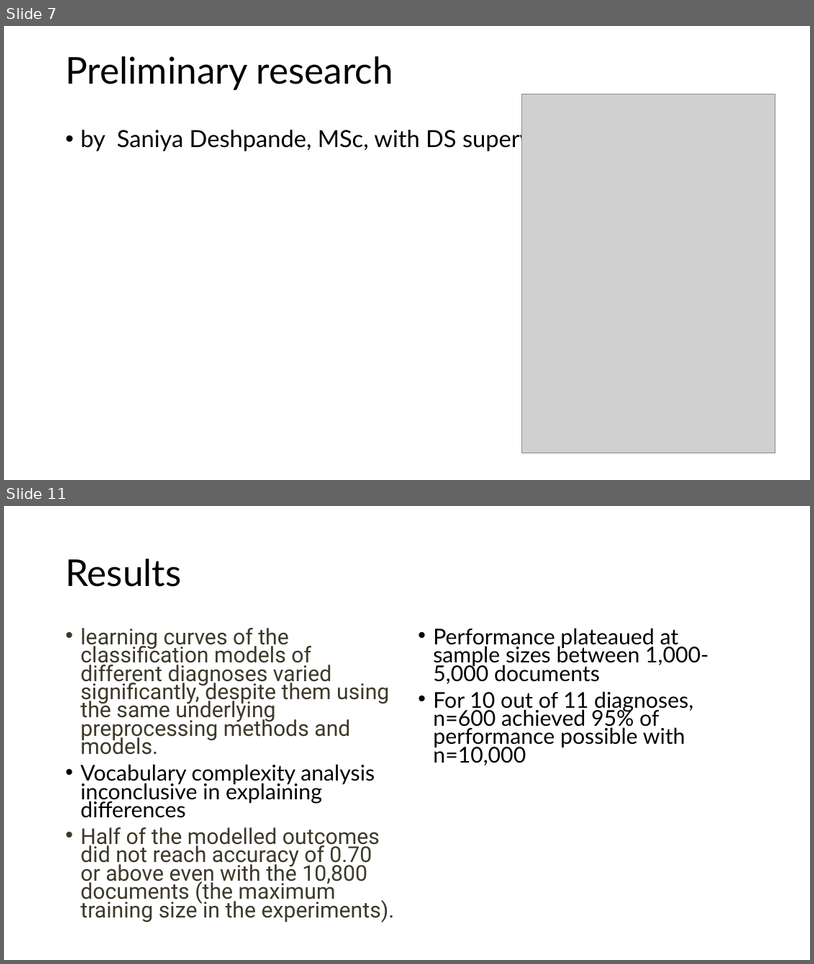
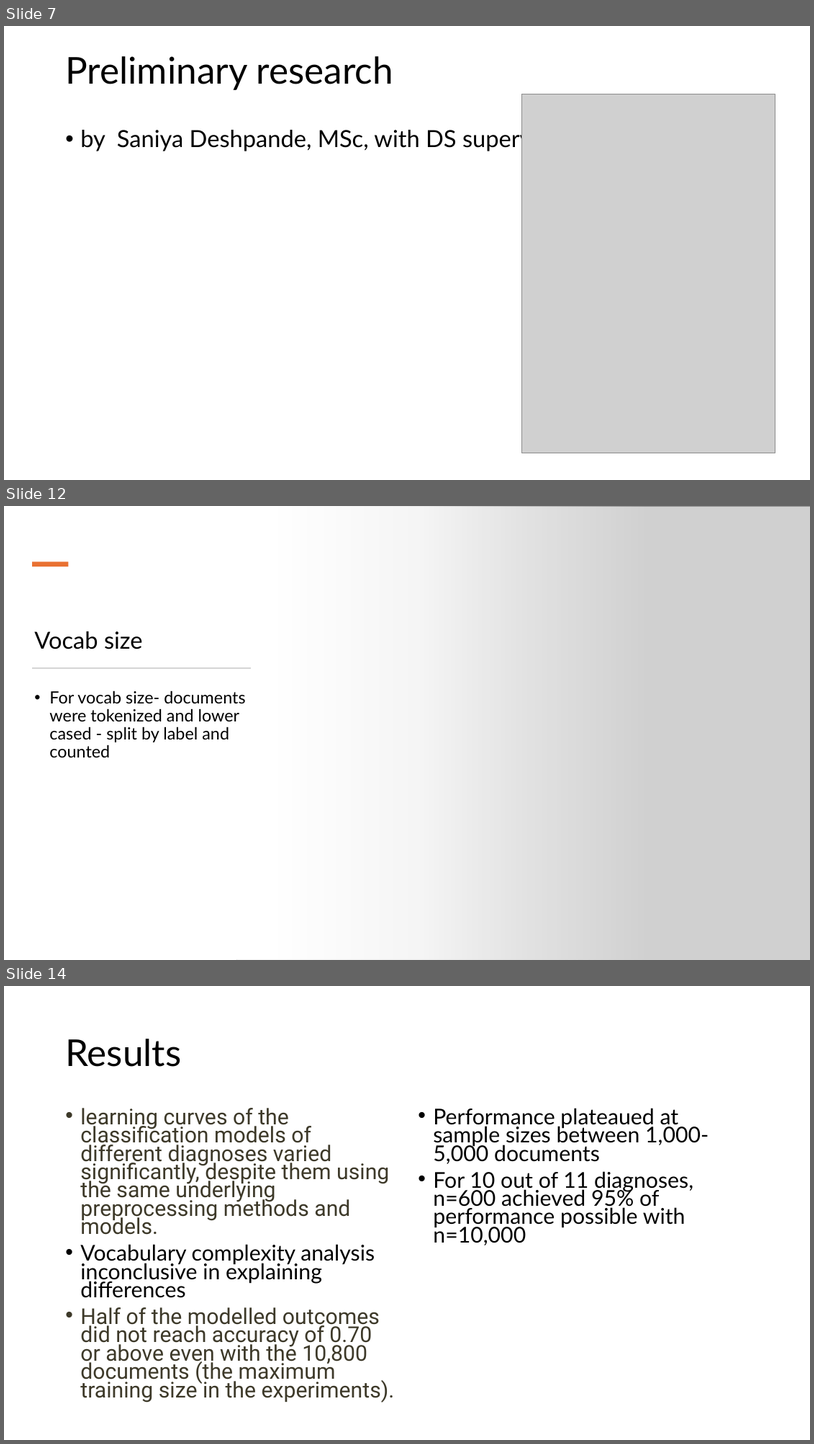
Before and after one commit to dianashams/NLP_sample_size_simulation_study, a slide deck: Determinants of the training corpus size for clinical.pptx. Shown one above the other, each under a label of ours: slides 7 and 11 before the commit, slides 7, 12 and 14 after it; the slides between them are not shown. The pictures are 814x964 and 814x1444 pixels, drawn with LibreOffice and Linux fonts; fonts in the diff are those of the drawing; grey boxes stand for pictures. Boxes give left, top, right and bottom in pixels: in the first picture for what was removed or moved away, otherwise in the second. Text is boxed around its words. In the diff, an @@ line names an element or a change of style, - is before the commit and + after.

Commit message:
added more text and images needs rewording

```diff
--- a/Determinants of the training corpus size for clinical.pptx
+++ b/Determinants of the training corpus size for clinical.pptx
@@ slide 12 added at [4, 506, 810, 960], background #FFFFFF @@
@@ rectangle added at [4, 506, 650, 960], fill gradient #FFFFFF @@
@@ picture added at [237, 506, 810, 960] @@
@@ rectangle added at [32, 561, 68, 566], fill #E97132 @@
@@ title added at [34, 631, 143, 649], 28 pt, text #000000 @@
+Vocab size
@@ rectangle added at [32, 667, 251, 668], fill #D5D5D5, outline #D5D5D5 0.25 pt @@
@@ text added at [49, 690, 245, 757], 20 pt, text #000000 @@
+• For vocab size- documents were tokenized and lower cased - split by label and counted
@@ what was slide 11 is now slide 14 @@
```
Also in this commit, not shown: 3 slides changed, 3 other slides added, 1 slide removed.
